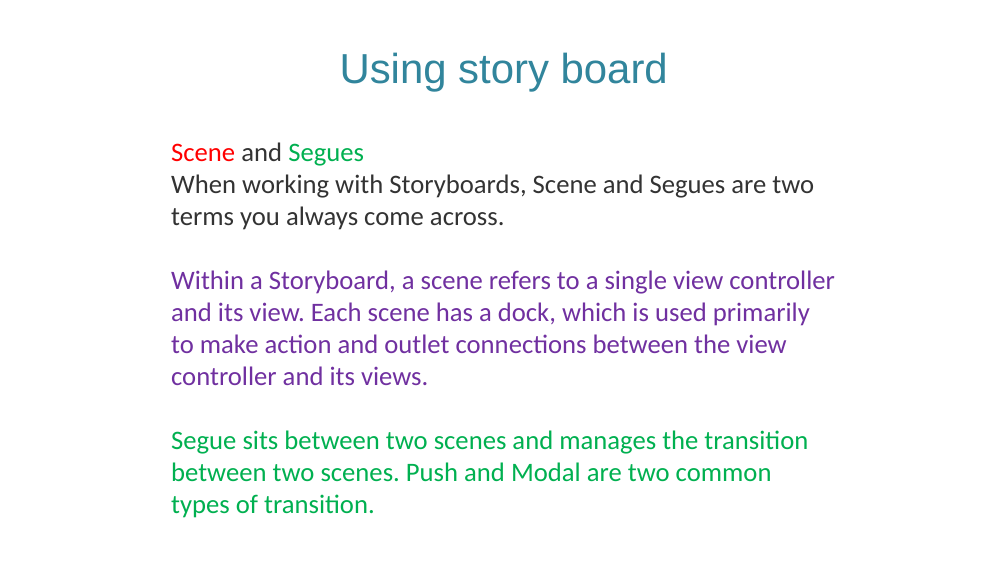
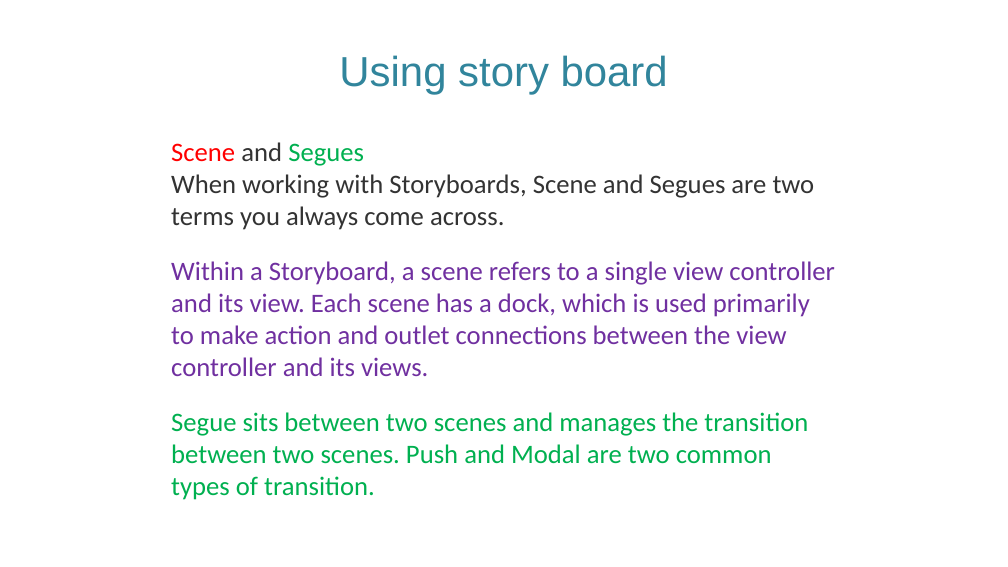
Before and after one commit to aminhngn/Course_Mobile_IOS, a slide deck: slide 42 of course/IOS_Module_02_ui_design.pptx (slide 32 before the commit). Drawn at 1008x567 pixels with LibreOffice and Linux fonts; fonts in the diff are those of the drawing. Boxes give left, top, right and bottom in pixels: in the first picture for what was removed or moved away, otherwise in the second. Text is boxed around its words. In the diff, an @@ line names an element or a change of style, - is before the commit and + after.

```diff
--- a/course/IOS_Module_02_ui_design.pptx
+++ b/course/IOS_Module_02_ui_design.pptx
@@ text "Using story board" at [339, 55, 668, 95]: line spacing 0.9 to 1 @@
@@ text "Scene and Segues" rewrapped from [171, 142, 835, 518] to [171, 142, 835, 500] @@
```
Also in this commit, not shown: 17 other slides changed, 10 slides added, 4 slides removed, 1 other file.
